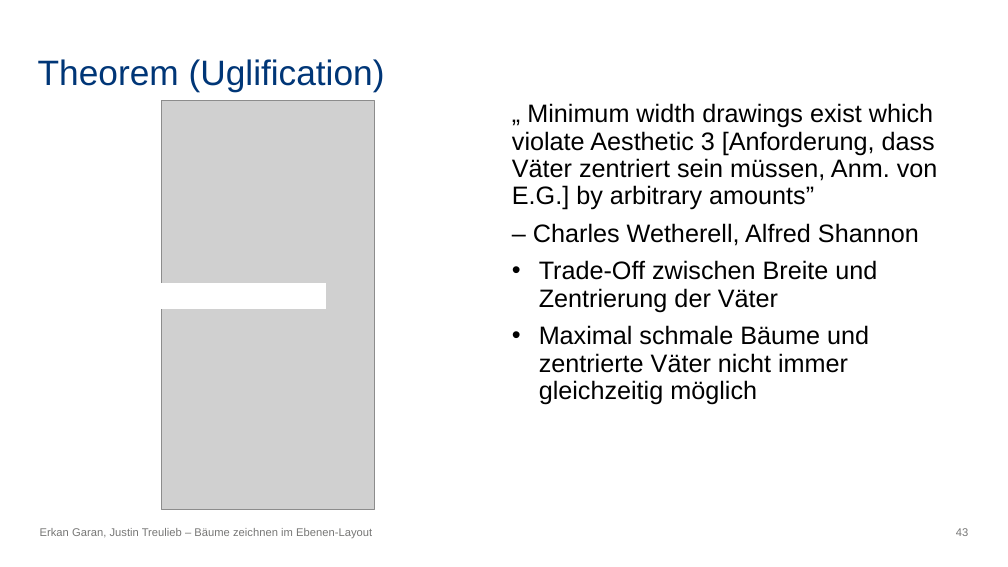
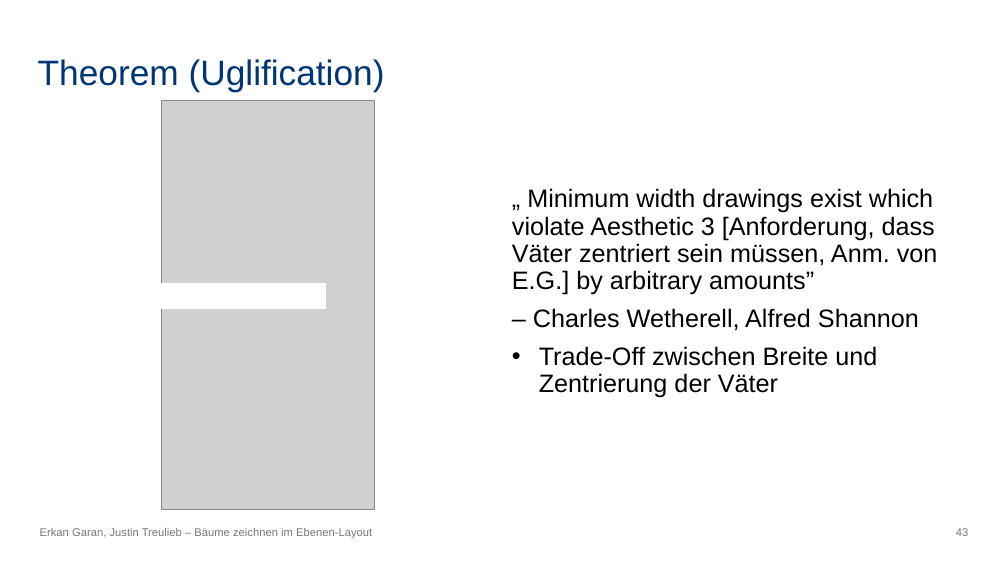
Before and after one commit to erkangrn/Praxsiprojekt, a slide deck: slide 43 of Powerpoint/Bäume zeichnen im Ebenen-Layout.pptx. Drawn at 1008x567 pixels with LibreOffice and Linux fonts; fonts in the diff are those of the drawing; grey boxes stand for pictures. Boxes give left, top, right and bottom in pixels: in the first picture for what was removed or moved away, otherwise in the second. Text is boxed around its words. In the diff, an @@ line names an element or a change of style, - is before the commit and + after.

```diff
--- a/Powerpoint/Bäume zeichnen im Ebenen-Layout.pptx
+++ b/Powerpoint/Bäume zeichnen im Ebenen-Layout.pptx
@@ text "„ Minimum width drawings exist ..." at <box>512,188,938,397</box>: vertical alignment top to middle @@
@@ text at <box>539,325,869,405</box>: paragraph removed @@
-• Maximal schmale Bäume und zentrierte Väter nicht immer gleichzeitig möglich
```
Also in this commit, not shown: 5 other slides changed.
